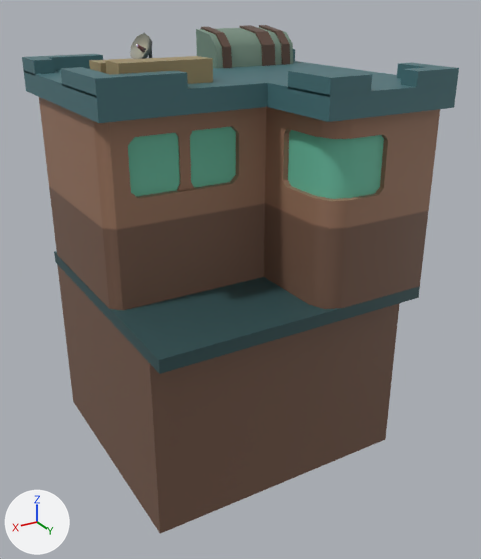
A saved change to the FBX model Assets/Models/Crossing/Crossing_Buildings/Individual_Buildings/West_House_06.fbx.
Before and after are seen from a 50 mm camera at (-1.414, 0.165, 0.371) aimed at (-1.681, -0.28, 0.149). Every picture has the same lights, and +X, +Y and +Z are marked at lower left. Where no turn or scale is listed for an object, it has been applied to the vertices. Vertices at the same position are counted once.

The first picture shows 'West_House_06'.
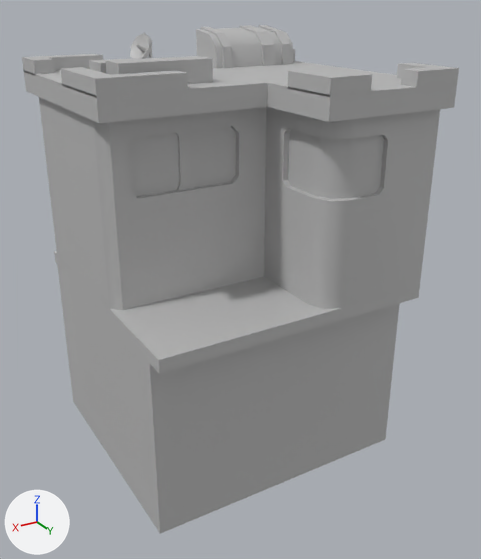
Diff of the bpy script that builds the scene:
```diff
--- a/Assets/Models/Crossing/Crossing_Buildings/Individual_Buildings/West_House_06.fbx.py
+++ b/Assets/Models/Crossing/Crossing_Buildings/Individual_Buildings/West_House_06.fbx.py
@@ mat_environment_02 @@
+mat_environment_02 = principled_material('Environment_02')
+mat_environment_02.base_color = (0.5, 0.5, 0.5)  # grey #bcbcbc
@@ me_mesh @@
 me_mesh.from_pydata(...)  # 306 vertices, 236 faces; spans x -0.119..0.119, y -0.123..0.123, z -0.174..0.174
 # used by ob_west_house_06; location = (-1.6744, -0.2947, 0.1702)
-me_mesh.materials.append(mat_light_illuminate5)  # picture img_lights_jpg
+# me_mesh part 1: all 231 faces that had it switch from mat_flatcolorbase5 (picture img_plaza_06_diffuse_jpg) to mat_environment_02 (grey #bcbcbc)
```

Pixel boxes [x1, y1, x2, y2] of what changed, in the pictures (481 x 559 px):
part 1 of me_mesh, recoloured (brown to grey)
    both: [22, 25, 459, 534]
